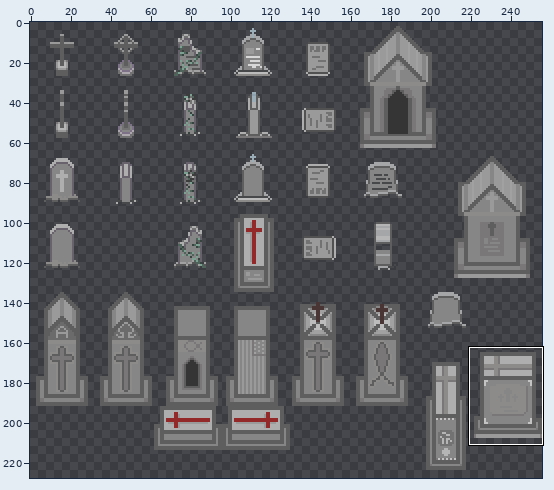
Edited in one commit: sprite sheet (Assets/Sprites/Tiles/Map_Buildings.png). Above, an overview of the earlier version with the close-up marked.
Close-up. Earlier state:
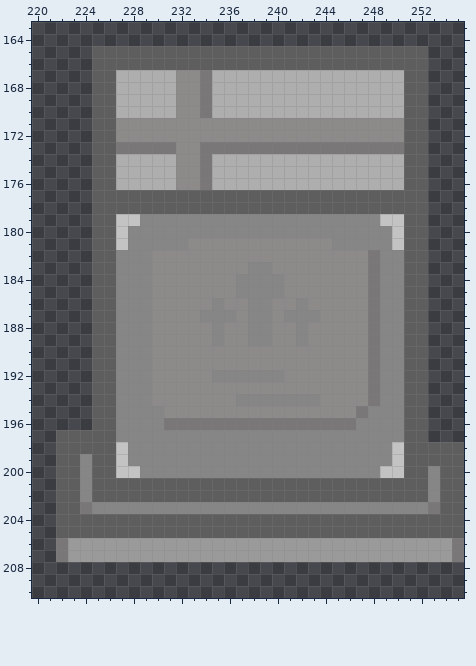
The file is 256x254 pixels. Colours within 5 levels of each other are drawn and written as one. Shown: x 220..255, y 163..210. The wide view leaves out empty margins. The commit also changed other parts of the picture, which this record leaves out.
New version:
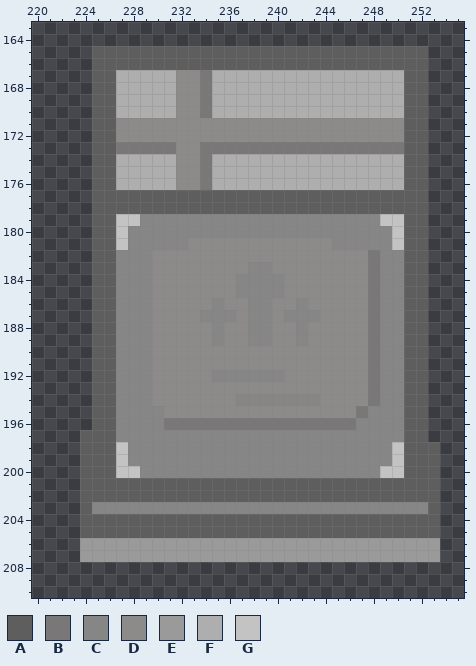
Palette (. is transparent): A #5e5e5e  B #797777  C #868686  D #8d8a8a  E #9a9a9a  F #aeaeae  G #c3c3c3
The edit:
y 197: x 222..223 AA -> ..
y 198: x 222..223 AA -> ..; x 254..255 AA -> ..
y 199: x 222..224 AAC -> ..A; x 254..255 AA -> ..
y 200..202: x 222..224 AAC -> ..A; x 253..255 CAA -> A..
y 203: x 222..224 AAB -> ..A; x 253..255 BAA -> A..
y 204..205: x 222..223 AA -> ..; x 254..255 AA -> ..
y 206..207: x 222..223 BE -> ..; x 254..255 EB -> ..
